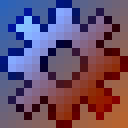
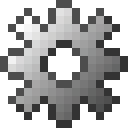
Comparing the layer stacks of the two 128×128 images. Changes:
showed "gear_overlay", opacity 100% → 50% over bbox(8, 16, 32, 64)
hid "colored_flow_2663bf_bf6326" over bbox(0, 0, 128, 128)
